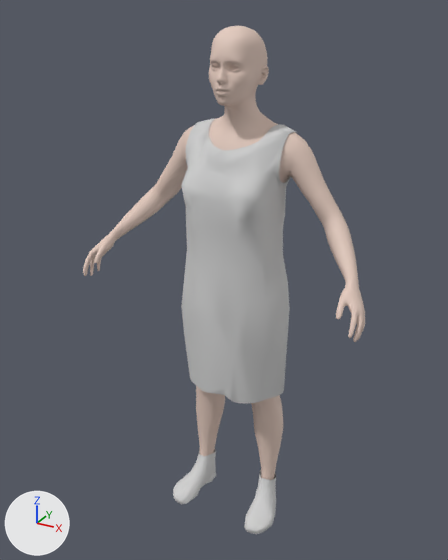
Renders of the glTF model assets/people/mh/defne.dress-best.lod.glb from each side of a commit.
One viewpoint serves both versions: a camera (50 mm lens) standing at (0.859, -1.602, -0.431) and looking at (-0.031, 0.015, -1.24). Every picture has the same lights, and +X, +Y and +Z are marked at lower left. The picture after the commit comes second. Where no turn or scale is listed for an object, it has been applied to the vertices. Vertices at exactly the same position are counted once.

Names of what the first picture shows: 'body', 'clothes:dressupdoc_balletflat1', 'clothes:toigo_shift_dress', 'head'.
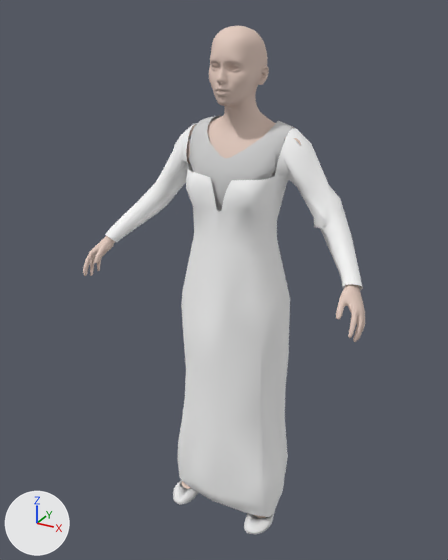
The newer file is also turned or shifted as a whole; pictures and numbers use the older file's frame.

The edits, one by one:
Material 'clothes:toigo_flats' (mat_clothes_toigo_flats) is new.
Its base color is (0.8, 0.8, 0.8) (white #e7e7e7).
Its roughness is 0.7.
Material 'clothes:mindfront_f_dress_09' (mat_clothes_mindfront_f_dress_09) is new.
Its base color is (1.0, 1.0, 1.0) (white #ffffff).
Its roughness is 0.804.
Material 'clothes:elvs_ruffle_sleeve_peasant_blouse_1' (mat_clothes_elvs_ruffle_sleeve_peasant_blouse_1) is new.
Its base color is (0.64, 0.64, 0.64) (light grey #d1d1d1).
me_body is used by ob_body; location (0.0, 0.0, 0.0).
me_body had 2348 vertices, 4442 faces and spanned x -0.471..0.476, y -0.181..0.151, z -2.105..-0.756.
me_body now has 1851 vertices, 3418 faces and spans x -0.471..0.476, y -0.181..0.151, z -2.101..-0.756.
me_body part 1: 3 vertices moved from x -0.153..-0.108, y 0.053..0.123, z -0.92..-0.765 to x -0.154..-0.1, y 0.052..0.12, z -0.916..-0.762; 380 vertices removed from x -0.413..0.419, y -0.06..0.145, z -1.121..-0.765; 23 vertices added at x -0.201..0.198, y -0.07..0.138, z -1.273..-0.766.
me_body part 2: 157 vertices removed from x -0.189..0.194, y -0.101..0.104, z -2.105..-1.549; 4 vertices added at x -0.151..0.156, y -0.031..0.065, z -1.515.
Other edits to the shape of me_body do not show in these pictures.
Mesh me_clothes_toigo_flats is new.
It has 485 vertices, 953 faces and spans x -0.198..0.2, y 0.197..0.432, z -0.101..-0.043.
It uses material mat_clothes_toigo_flats (white #e7e7e7).
Mesh me_clothes_mindfront_f_dress_09 is new.
It has 498 vertices, 784 faces and spans x -0.44..0.443, y 0.201..0.521, z -0.058..1.27.
It uses material mat_clothes_mindfront_f_dress_09 (white #ffffff).
Mesh me_clothes_elvs_ruffle_sleeve_peasant_blouse_1 is new.
It has 266 vertices, 444 faces and spans x -0.16..0.205, y 0.256..0.484, z 0.758..1.284.
It uses material mat_clothes_elvs_ruffle_sleeve_peasant_blouse_1 (light grey #d1d1d1).
Object 'clothes:dressupdoc_balletflat1' (ob_clothes_dressupdoc_balletflat1) is deleted.
Object 'clothes:toigo_shift_dress' (ob_clothes_toigo_shift_dress) is deleted.
Object 'clothes:toigo_flats' (ob_clothes_toigo_flats) is new; it shows me_clothes_toigo_flats.
Its location is (0.002, -0.332, -2.018).
Object 'clothes:mindfront_f_dress_09' (ob_clothes_mindfront_f_dress_09) is new; it shows me_clothes_mindfront_f_dress_09.
Its location is (0.002, -0.332, -2.018).
Object 'clothes:elvs_ruffle_sleeve_peasant_blouse_1' (ob_clothes_elvs_ruffle_sleeve_peasant_blouse_1) is new; it shows me_clothes_elvs_ruffle_sleeve_peasant_blouse_1.
Its location is (0.002, -0.332, -2.018).

Location of each change, (x1, y1, x2, y2) in pixels of the pictures (448 x 560 px):
'clothes:mindfront_f_dress_09', added
    after: (105, 123, 363, 517)
'clothes:toigo_shift_dress', deleted
    before: (181, 119, 297, 403)
'clothes:elvs_ruffle_sleeve_peasant_blouse_1', added
    after: (189, 116, 294, 212)
'clothes:dressupdoc_balletflat1', deleted
    before: (173, 450, 276, 534)
'clothes:toigo_flats', added
    after: (173, 480, 275, 534)
part 1 of me_body, built on
    before: (113, 126, 358, 282)
    after: (187, 125, 301, 158)
part 2 of me_body, built on
    before: (271, 395, 283, 457)
